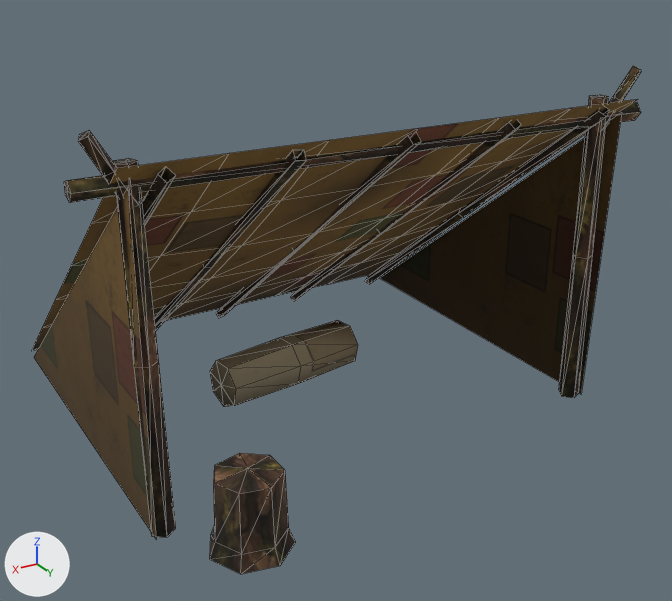
The glTF model assets/models/doodads/camp_lean_to.glb as it was, and as the next commit left it.
Rendered twice from a 50 mm camera at (2.37, 4.35, 2.64) aimed at (-0.04, 0.34, 0.63). The lights are fixed; the arrows at lower left show +X, +Y and +Z. The first picture is the older version. Mesh edges are drawn as thin lines. Vertices at exactly the same position are counted once.

Names of what the first picture shows: 'camp_lean_to'.
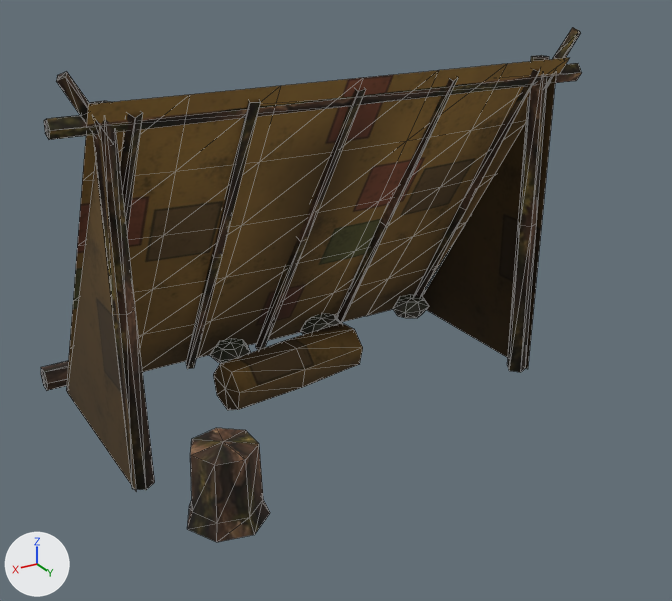
What differs and where, as boxes [x1, y1, x2, y2] in the pictures (672 x 601 px; the box of a moved part takes in the faces that stretch with it):
'camp_lean_to', reshaped (11% narrower)
    before: [31, 66, 641, 574]
    after: [41, 28, 582, 542]
part 1 of me_camp_lean_to, moved or reshaped
    before: [559, 95, 609, 398]
    after: [507, 55, 549, 372]
part 2 of me_camp_lean_to, moved or reshaped
    before: [604, 66, 641, 127]
    after: [545, 28, 580, 87]
part 3 of me_camp_lean_to, moved or reshaped
    before: [114, 158, 176, 537]
    after: [90, 101, 155, 490]
part 4 of me_camp_lean_to, moved or reshaped
    before: [78, 130, 139, 206]
    after: [56, 71, 114, 145]
part 5 of me_camp_lean_to, moved or reshaped
    before: [64, 102, 641, 203]
    after: [44, 63, 582, 140]
part 6 of me_camp_lean_to, moved or reshaped
    before: [365, 108, 609, 284]
    after: [413, 69, 539, 298]
part 7 of me_camp_lean_to, moved or reshaped
    before: [291, 120, 521, 301]
    after: [336, 78, 458, 323]
part 8 of me_camp_lean_to, moved or reshaped
    before: [216, 134, 421, 318]
    after: [255, 88, 366, 350]
part 9 of me_camp_lean_to, moved or reshaped
    before: [154, 150, 306, 331]
    after: [186, 100, 260, 369]
part 10 of me_camp_lean_to, moved or reshaped
    before: [142, 168, 176, 225]
    after: [120, 112, 143, 230]
part 11 of me_camp_lean_to, moved or reshaped
    before: [31, 99, 638, 351]
    after: [66, 58, 569, 391]
part 12 of me_camp_lean_to, moved or reshaped
    before: [210, 320, 358, 407]
    after: [213, 323, 363, 410]
part 13 of me_camp_lean_to, added
    after: [393, 294, 429, 318]
part 14 of me_camp_lean_to, added
    after: [300, 313, 341, 335]
part 15 of me_camp_lean_to, added
    after: [210, 338, 250, 364]
part 16 of me_camp_lean_to, added
    after: [41, 290, 426, 391]
part 17 of me_camp_lean_to, moved or reshaped
    before: [34, 187, 296, 574]
    after: [67, 124, 270, 542]
part 18 of me_camp_lean_to, moved or reshaped
    before: [380, 113, 622, 394]
    after: [422, 72, 556, 369]

Patch to the scene script:
```diff
--- a/assets/models/doodads/camp_lean_to.glb.py
+++ b/assets/models/doodads/camp_lean_to.glb.py
@@ mat_camp_lean_to_rock @@
+mat_camp_lean_to_rock = bpy.data.materials.new('camp_lean_to_rock')
+# uses the picture img_camp_lean_to_rock_basecolor
@@ me_camp_lean_to @@
-me_camp_lean_to.from_pydata(...)  # 232 vertices, 354 faces; spans x -1.5..1.5, y -1.17..1.44, z -0.02..1.87
+me_camp_lean_to.from_pydata(...)  # 346 vertices, 553 faces; spans x -1.45..1.45, y -0.76..1.19, z -0.02..2.02
+# me_camp_lean_to part 1: the loose piece of 16 vertices spanning x -1.3..-1.18, y 0.89..1.01, z 0.0..1.72 is scaled about its middle by (1, 1, 1.09), then moved by (0.05, -0.4, 0.07)
+# me_camp_lean_to part 2: the loose piece of 13 vertices spanning x -1.45..-1.22, y 0.92..1.03, z 1.53..1.87 is moved by (0.05, -0.4, 0.15)
+# me_camp_lean_to part 3: the loose piece of 16 vertices spanning x 1.19..1.32, y 0.9..1.01, z 0.0..1.72 is scaled about its middle by (1, 1, 1.09), then moved by (-0.05, -0.4, 0.07)
+# me_camp_lean_to part 4: the loose piece of 13 vertices spanning x 1.22..1.45, y 0.92..1.03, z 1.53..1.87 is moved by (-0.05, -0.4, 0.15)
+# me_camp_lean_to part 5: the loose piece of 16 vertices spanning x -1.5..1.5, y 0.91..1.0, z 1.57..1.68 is scaled about its middle by (0.967, 1, 1), then moved by (0.0, -0.4, 0.15)
+# me_camp_lean_to part 6: the loose piece of 13 vertices spanning x -1.23..-1.12, y -1.14..1.09, z -0.02..1.71 is multiplied about its middle by the matrix ((0.777, 0.015, -0.012), (-0.018, 0.725, -0.279), (0.006, 0.279, 0.725)), then moved by (0.05, 0.08, 0.07)
+# me_camp_lean_to part 7: the loose piece of 13 vertices spanning x -0.61..-0.53, y -1.14..1.09, z -0.02..1.71 is multiplied about its middle by the matrix ((0.777, -0.004, 0.003), (0.005, 0.725, -0.279), (-0.002, 0.279, 0.725)), then moved by (0.03, 0.08, 0.07)
+# me_camp_lean_to part 8: the loose piece of 13 vertices spanning x -0.03..0.05, y -1.14..1.09, z -0.02..1.7 is turned 21.1 degrees about the x axis through its middle and scaled by 0.777, then moved by (0.0, 0.08, 0.07)
+# me_camp_lean_to part 9: the loose piece of 13 vertices spanning x 0.51..0.6, y -1.14..1.09, z -0.02..1.7 is multiplied about its middle by the matrix ((0.777, 0.013, -0.011), (-0.017, 0.725, -0.279), (0.006, 0.279, 0.725)), then moved by (-0.03, 0.08, 0.07)
+# me_camp_lean_to part 10: the loose piece of 13 vertices spanning x 1.08..1.18, y -1.14..1.09, z -0.02..1.71 is multiplied about its middle by the matrix ((0.777, 0.012, -0.01), (-0.015, 0.725, -0.279), (0.005, 0.279, 0.725)), then moved by (-0.05, 0.08, 0.07)
+# me_camp_lean_to part 11: the loose piece of 42 vertices spanning x -1.35..1.35, y -1.17..1.1, z 0.02..1.74 is multiplied about its middle by the matrix ((0.962, -0.001, 0.002), (0.0, 0.541, 0.0), (0.001, 0.288, 0.717)), then moved by (0.0, 0.07, 0.06)
+# me_camp_lean_to part 12: the loose piece of 23 vertices spanning x -0.35..0.55, y -0.2..0.2, z -0.01..0.28 is moved by (0.0, 0.05, 0.0), in mat_camp_lean_to_oilcloth
+# me_camp_lean_to part 13: a new loose piece of 23 vertices spanning x -1.22..-0.95, y -0.5..-0.3, z 0.02..0.14, in mat_camp_lean_to_rock
+# me_camp_lean_to part 14: a new loose piece of 23 vertices spanning x -0.52..-0.23, y -0.52..-0.29, z 0.02..0.15, in mat_camp_lean_to_rock
+# me_camp_lean_to part 15: a new loose piece of 23 vertices spanning x 0.14..0.4, y -0.51..-0.31, z 0.02..0.14, in mat_camp_lean_to_rock
+# me_camp_lean_to part 16: a new loose piece of 19 vertices spanning x -1.35..1.35, y -0.76..-0.59, z 0.0..0.14, in mat_camp_lean_to_bark
+# me_camp_lean_to part 17: 24 vertices removed from x 0.77..1.3, y -1.12..1.44, z 0.0..1.65; 27 vertices added at x 0.0..1.25, y -0.56..1.19, z 0.0..1.8
+# me_camp_lean_to part 18: 3 vertices removed from x -1.3, y -1.12..1.05, z 0.0..1.65; 3 vertices added at x -1.25, y -0.56..0.61, z 0.0..1.8
+# other edits to the shape of me_camp_lean_to do not show in these pictures
 me_camp_lean_to.materials.append(mat_camp_lean_to_bark)
 me_camp_lean_to.materials.append(mat_camp_lean_to_oilcloth)
-me_camp_lean_to.materials.append(mat_camp_lean_to_canvas)
+me_camp_lean_to.materials.append(mat_camp_lean_to_rock)
```
